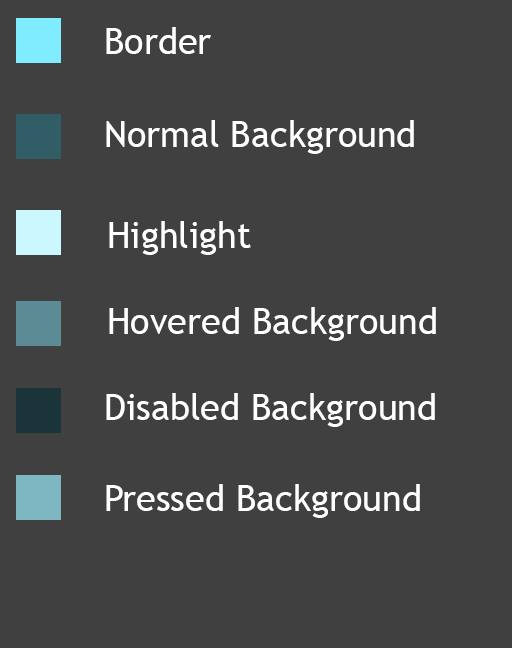
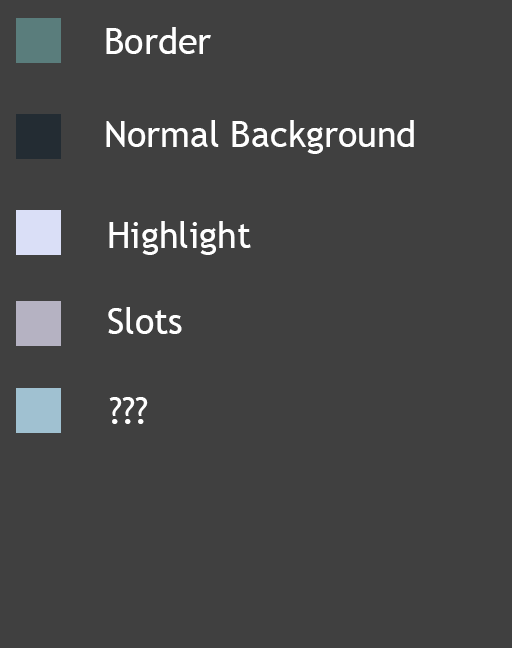
Layered file, before and after one edit (512 × 648). Changes by layer:
removed layer "Layer 7 copy" over [16, 475, 61, 520]
painted on "Layer 7" over [16, 388, 61, 433]
painted on "Layer 6" over [16, 18, 61, 346]
renamed "Disabled Background" to "???", painted on it over [106, 393, 435, 427]
renamed "Hovered Background" to "Slots", painted on it over [108, 307, 436, 341]
removed layer "Pressed Background" over [106, 484, 420, 518]
